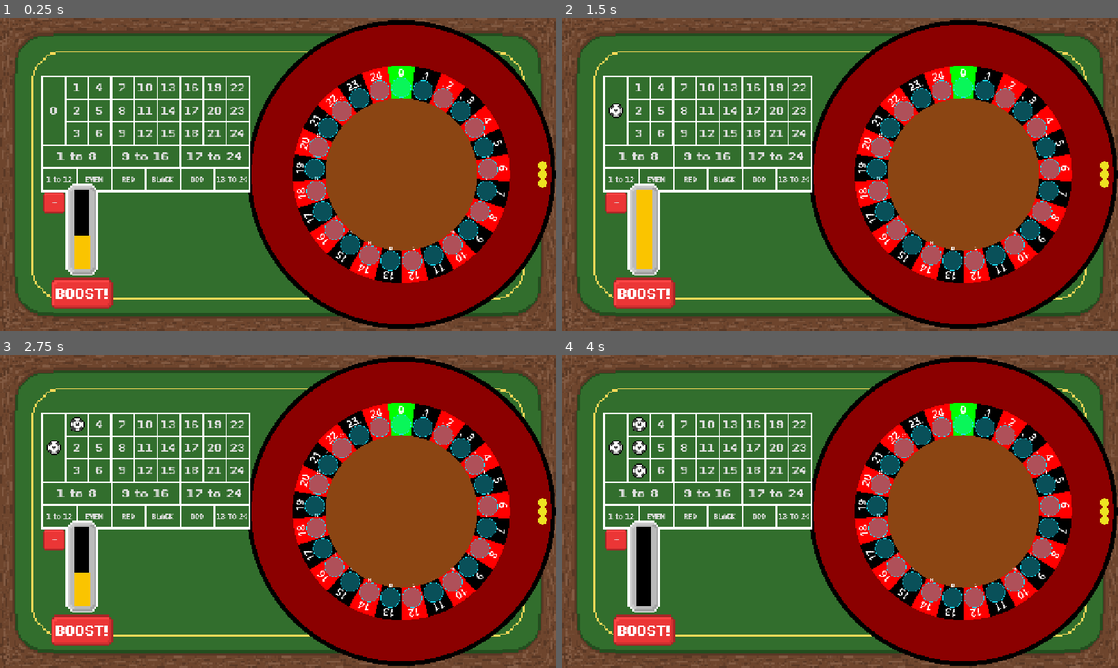
Above: before the commit, frames 1-4 (two rows, left to right).
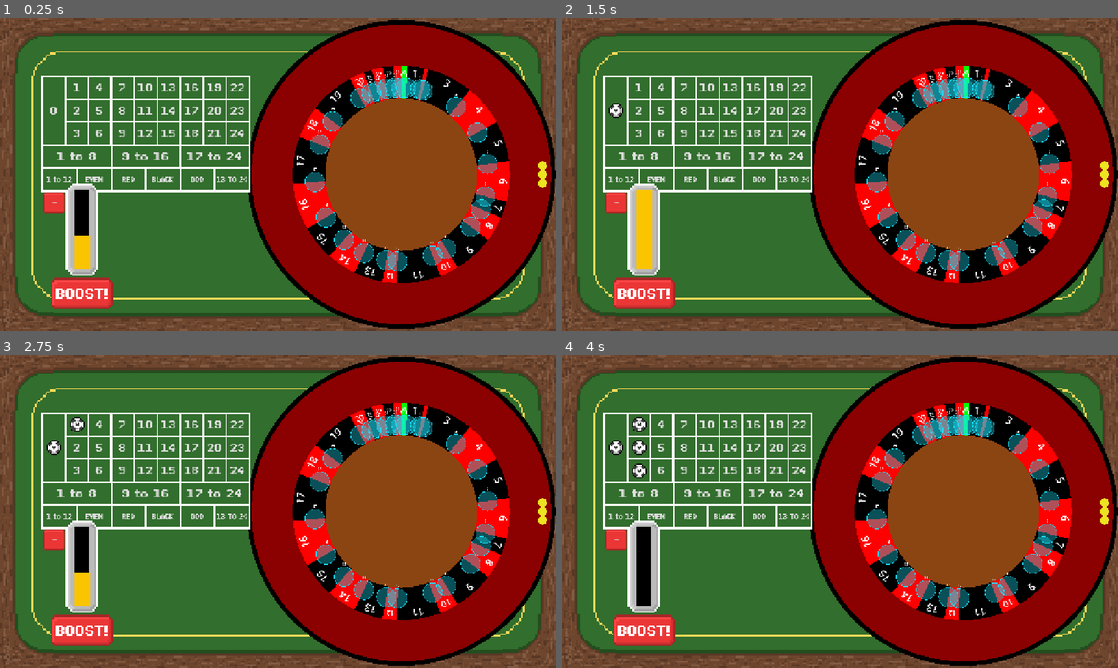
Above: after the commit, the same moments.

Repository: DuneRanger/Very-Serious-GameJam-2026
Game: Godot game, scene res://scenes/game/game_scene/game_scene.tscn
Same seed, same stepped clock (60 frames per second), same inputs: the game is played once before the commit and once after it. Sound files missing from this copy of the repository are replaced by a short silence.
Inputs:
- Up to frame 1 (0.25 s): no input
- Up to frame 2 (1.5 s): click "+" at 0.5 s; click "0" at 1.25 s
- Up to frame 3 (2.75 s): click "1" at 2 s
- Up to frame 4 (4 s): click "2" at 2.75 s; click "3" at 3.5 s

The runs differ from the first frame. In frame 1, 7.9% of the frame differs, in the area x 52-92%, y 15-85%; in frame 2, 7.9%; in frame 3, 7.9%; in frame 4, 7.9%.

Commit message:
Implement visuals for random cell weights

Diff:
--- a/scenes/game/game_scene/roulette/roulette.gd
+++ b/scenes/game/game_scene/roulette/roulette.gd
@@ -23,6 +23,19 @@
 		var curCol = Color.RED
 		if i % 2 == 0: curCol = Color.BLACK
 		cells.append(RouletteCell.new(i + 1, curCol))
+	cells[0].weight = 10
+	randomize_weights()
+
+func randomize_weights():
+	for cell in cells:
+		cell.weight = randf_range(0.5, 10)
+	update_total_weight()
+
+func update_total_weight():
+	total_weight = 0
+	for cell in cells:
+		total_weight += cell.weight
+	#queue_redraw()
 
 # -------------------------------- Drawing --------------------------------
 
@@ -35,7 +48,7 @@
 var visual_rotation : float = 0;
 
 func draw_circle_arc_poly(center, radius, angle_from, angle_to, color):
-	var nb_points = 32  + floor(100 * abs(angle_from - angle_to))
+	var nb_points = 3 + floor(10 * abs(angle_from - angle_to))
 	var points_arc = PackedVector2Array()
 	points_arc.push_back(center)
 	var colors = PackedColorArray([color])
@@ -54,16 +67,19 @@
 		# Actual angle length of the cell
 		var cur_cell_angle = base_cell_angle * cell.weight
 		# Modifies the draw angle so that the middle of the cell is perfectly vertical
-		var draw_angle = -(PI + cur_cell_angle) / 2
+		var draw_angle = -PI / 2
+		draw_set_transform(Vector2(0, 0), cur_angle + visual_rotation)
 		draw_circle_arc_poly(Vector2(0, 0), cell_circle_radius, draw_angle, draw_angle + cur_cell_angle, cell.colour)
-
+		draw_set_transform(Vector2(0, 0), cur_angle + cur_cell_angle / 2 + visual_rotation)
+
+		var text = str(cell.number)
 		var font_max_width = sin(cur_cell_angle) * cell_circle_radius
-		var font_size = 48
-		draw_string(default_font, Vector2(-font_max_width / 2, -cell_circle_radius * 0.9), str(cell.number),
-				HORIZONTAL_ALIGNMENT_CENTER, font_max_width, font_size)
-
+		var font_size = min(48, font_max_width / len(text))
+		var position = Vector2(-font_max_width / 2, -cell_circle_radius * 0.95 + font_size / 2)
+		draw_string(default_font, position, text, HORIZONTAL_ALIGNMENT_CENTER, font_max_width, font_size)
 		cur_angle += cur_cell_angle
-		draw_set_transform(Vector2(0, 0), cur_angle + visual_rotation)
+		print(text, " is ", cell.weight/total_weight)
+
 	draw_set_transform(Vector2(0, 0), 0)
 
 func draw_centre():
